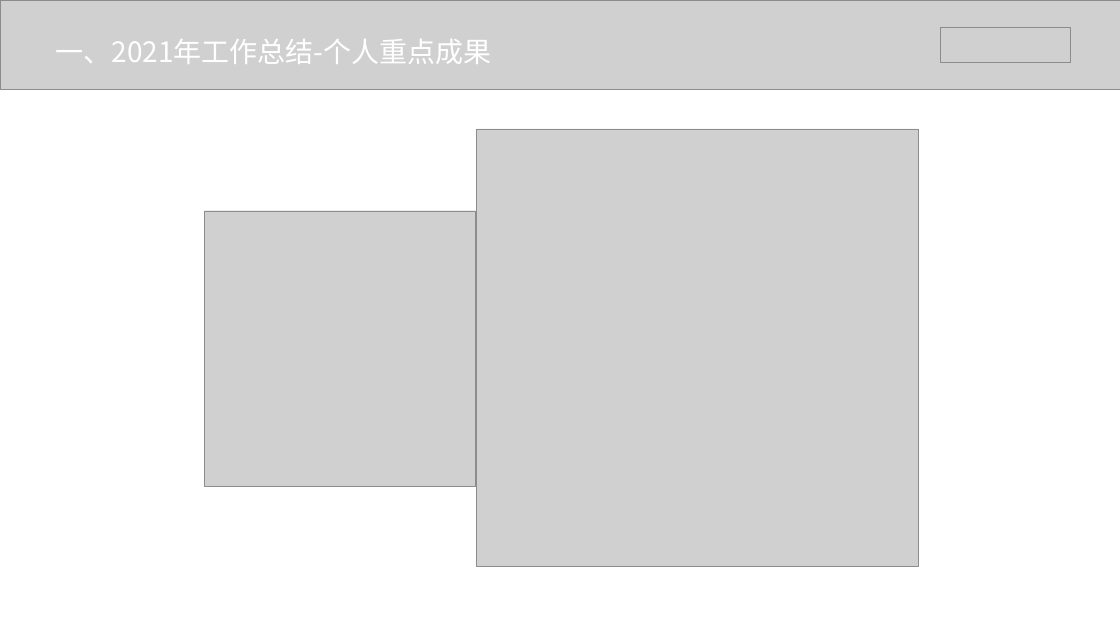
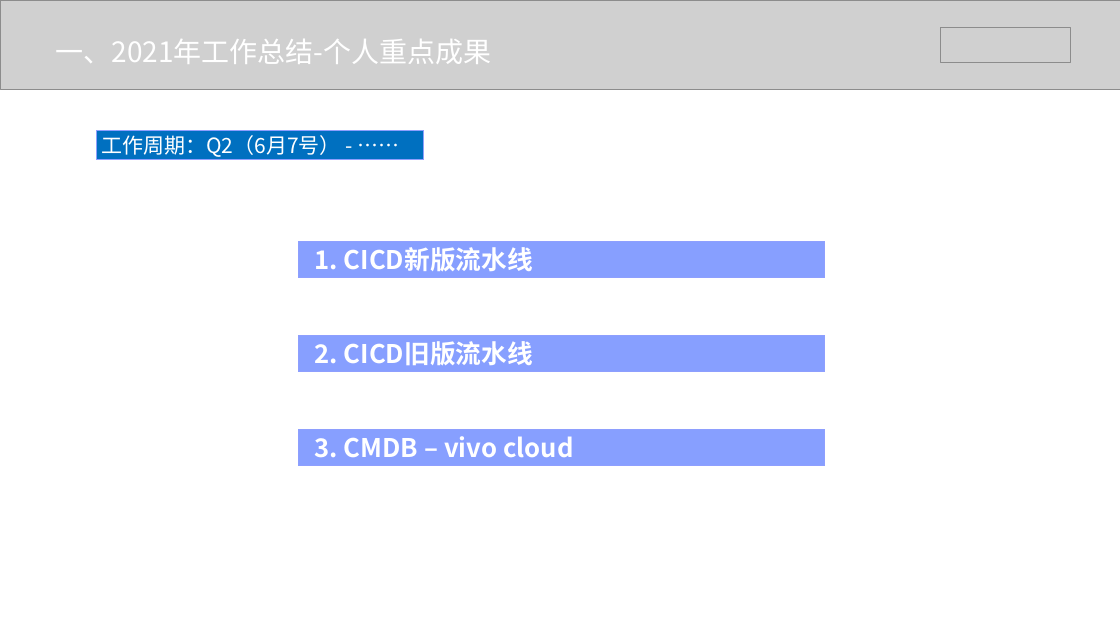
Before and after one commit to lvll-lll/get-get-climbing, a slide deck: slide 3 of doc/v/2021述职/互联网基础平台一部 2021年述职.pptx (slide 5 before the commit). Drawn at 1120x630 pixels with LibreOffice and Linux fonts; fonts in the diff are those of the drawing; grey boxes stand for pictures. Boxes give left, top, right and bottom in pixels: in the first picture for what was removed or moved away, otherwise in the second. Text is boxed around its words. In the diff, an @@ line names an element or a change of style, - is before the commit and + after.

```diff
--- a/doc/v/2021述职/互联网基础平台一部 2021年述职.pptx
+++ b/doc/v/2021述职/互联网基础平台一部 2021年述职.pptx
@@ rectangle added at [97, 130, 424, 160], fill #0070C0, outline #8E9FFE 0.75 pt, 36 pt, text #FFFFFF @@
+工作周期：Q2（6月7号） - ……
@@ picture removed at [476, 129, 919, 567] @@
@@ picture removed at [204, 211, 476, 486] @@
@@ rectangle added at [299, 242, 824, 277], fill #879FFF, outline #8E9FFE 0.75 pt, 44 pt, text #FFFFFF, bold @@
+1. CICD新版流水线
@@ rectangle added at [299, 336, 824, 371], fill #879FFF, outline #8E9FFE 0.75 pt, 44 pt, text #FFFFFF, bold @@
+2. CICD旧版流水线
@@ rectangle added at [299, 430, 824, 465], fill #879FFF, outline #8E9FFE 0.75 pt, 44 pt, text #FFFFFF, bold @@
+3. CMDB – vivo cloud
```
Also in this commit, not shown: 6 other slides changed, 5 slides added, 3 slides removed, 11 other files.
